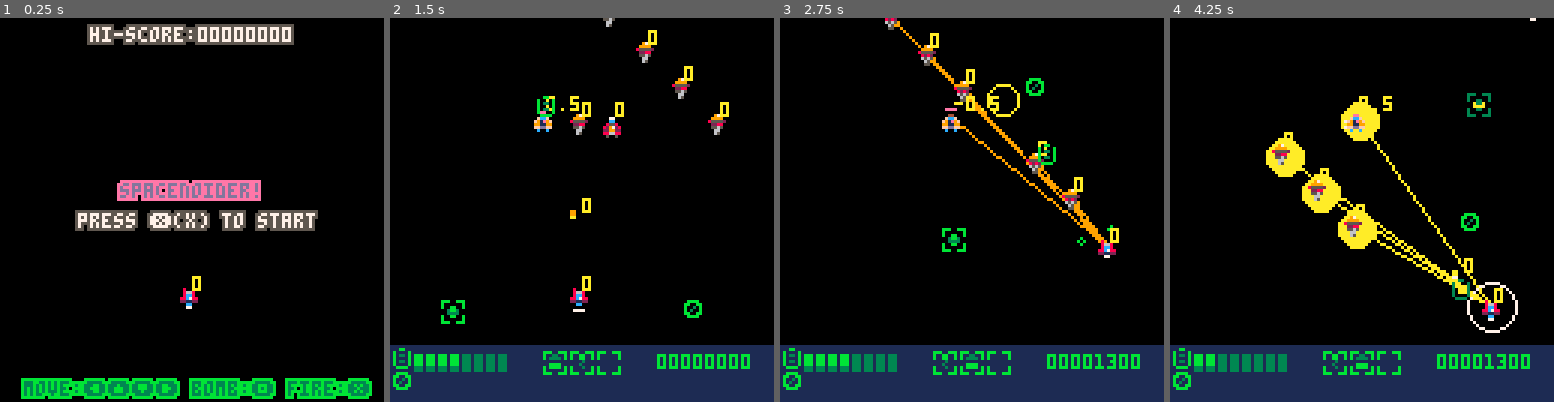
Above: before the commit, frames 1-4 (left to right).
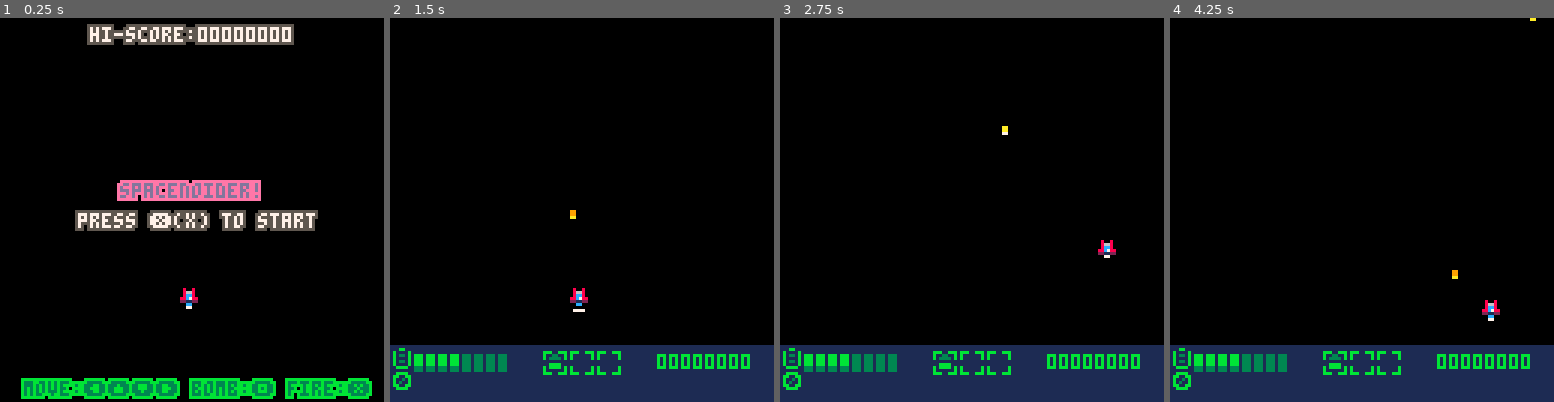
Above: after the commit, the same moments.

Repository: bagelbyheart/spacenoider
Game: PICO-8 cartridge minspace2.p8
Same seed, same stepped clock (60 frames per second), same inputs: the game is played once before the commit and once after it.
Inputs:
- Up to frame 1 (0.25 s): no input
- Up to frame 2 (1.5 s): tap X (X key) at 0.33, 1.07 s; tap O (Z key) at 0.7 s
- Up to frame 3 (2.75 s): hold Right 1.6-2.1 s; tap O (Z key) at 1.7, 2.1, 2.5 s; tap X (X key) at 1.85 s; hold Up 2.15-2.42 s; hold Right from 2.47 s (still down)
- Up to frame 4 (4.25 s): tap O (Z key) every 0.4 s from 2.9 to 4.1 s; tap X (X key) at 2.97, 4.08 s; release Right at 3.03 s; hold Left 3.08-3.58 s; hold Down 3.63-3.97 s; hold Right from 4.02 s (still down)

The runs differ from the first frame. In frame 1, less than 0.1% of the frame differs, in the area x 50-53%, y 67-72%; in frame 2, 2.1%; in frame 3, 3.3%; in frame 4, 5.7%, in the area x 12-96%, y 0-92%.

Commit message:
running out of steam

Diff:
--- a/minspace2.p8
+++ b/minspace2.p8
@@ -252,11 +252,8 @@
  score=_score()
 -- load all our types.
 -- (could probably be a wrapper)
- bullettypes()
- enemytypes()
- drops()
--- first entities or {}
- entities=entities or {}
+ entitytypes()
+ dtypes={life,blam,lasr,misl}
 -- make the player entity
  emake(player,60,90)
  tl={x=0,y=0}
@@ -354,29 +351,8 @@
  _dra=_gdra
  score.init()
  p:rst()
--- set types of drops.
--- (move into drops function)
- dtypes={life,lasr,misl,blam}
--- test example of drop spawns
- for i=1,#dtypes do
-  emake(dtypes[i],i*16,60)
- end
--- test examples of complicated
--- enemy spawn types.
- emake(bomber,60,0)
- emake(driller,60,0,
-       {
-        fpattern=function(self)
-         local s=self
-         if s.f==30 then
-          s.mov=_circles
-         elseif s.f==180 then
-          s.mov=_falldown
-         end
-        end
-       })
- emake(gunner,60,30)
- _dline(8,driller,10,10,"r")
+-- demodrops()
+-- demoenemies()
 end
 
 function _gupd()
@@ -408,18 +384,6 @@
   if (btnp(❎)) _mrot()
  else
   waves()
--- this needs to move into the
--- generic update function just
--- before ondead()
- for e in all(entities) do
-  if e.l==4 then
-  if e.chp<=0 then
-   if rnd(100)>80 then
-    emake(rnd(dtypes),e.x,e.y)
-   end
-  end
-  end
- end
 -- simple bounding based on
 -- dead reckoning top left and
 -- bottom right for bullets.
@@ -570,139 +534,6 @@
 
 -->8
 -- > entity functions
-
--- enemy declarations.
--- this could use a generic ala
--- gengun (page 6).
-function enemytypes()
-
-gunner={
- temp=foeent,
- n="gunner",
- spr={33,34,35},
- chp=4,
- aspd=10,
- val=400,
- spd=.5,
- gun=vulcan,
- mov=_sideside,
- dra=function(self)
-  _pswap()
-  spr(self.spr[1],self.x,
-      self.y)
-  pal()
-  print(self.xd,
-        self.x+4,self.y-4,10)
- end
-}
-
-bomber={
- temp=foeent,
- n="bomber",
- spr={33,34,35},
- val=1000,
- aspd=10,
- r=5,
- gun=missile,
- mov={_circles,_falldown},
- ebhv=function(self)
-  local e=self
-  if e.elite then
-   e.val=e.val*4
-  end
- end
-}
-
-driller={
- temp=foeent,
- n="driller",
- spr={17,18,19,20,21,22},
- ebhv=function(self)
-  local e=self
-  if e.elite then
-   e.yd=e.spd*2 e.chp=e.chp*2
-   e.val=e.val*4
-  end
- end
-}
-
-player={
- temp=playent,
- n="player"
-}
-end
-
-function bullettypes()
-
- vulcan={
-  temp=bullent,
-  i={52},
-  n="vulcan",
-  spr={4,5,6},
-  val=0,
-  aspd=5,
-  spd=2,
-  dam=2, lim=8,
-  fsfx=9, hsfx=11,
-  onhit=bullhit,
-  make=emake
- }
-
- laser={
-  temp=bullent,
-  n="laser", --name
-  i={53},    --icon
-  spr={7,8},
-  w=1, h=7,
-  spd=4,
-  chp=30,
-  fsfx=2, hsfx=5,
-  dam=1,
-  lim=4,
-  onhit=function(self,e)
-   e.chp-=self.dam
-   sfx(self.hsfx)
-   boom(self.x,self.y)
-  end,
-  make=emake
- }
-
- missile={
-  temp=bullent,
-  n="homing", --name
-  i={56},     --icon
-  t=0,
-  spr={9,10},
-  w=4, h=4,
-  spd=4,
-  fsfx=9, hsfx=11,
-  dam=6,
-  lim=4,
-  make=emake,
-  mov=function(self)
-   local enemies={}
-   for e in all(entities) do
-    if e.l==1 or e.l==4 then
-    if e.faction!=self.faction then
-     add(enemies,e)
-    end
-    end
-   end
-   local t=_nearest(self,
-                    enemies)
-   _hseek(self,t)
-  end
- }
-
- ngun={
-  n="null",
-  i={0},
-  make=function(self)
-   return null
-  end
- }
-end
-
 function genent(x,y)
  local e={
   f=0,
@@ -727,6 +558,7 @@
   val=100, --unused by player curr
   make=emake,
   ebhv=_null,
+  drops=rnddrop,
   fpattern=_null,
   onhit=function(self) sfx(self.hsfx) end,
   ondead=simpledeath,
@@ -734,6 +566,7 @@
   upd=function(self)
    if self.chp and
       self.chp<=0 then
+	self:drops()
     self:ondead()
    else
     if self.f%self.aspd==0 then
@@ -773,8 +606,6 @@
    if (self.chp>0) then
     spr(self.spr[1],
         self.x,self.y)
-    print(self.xd,
-          self.x+4,self.y-4,10)
     pal()
    end
 
@@ -810,20 +641,22 @@
   faction=1,
   chp=16,
   mhp=16,
+  lim=1,
   guns={vulcan},
   onhit=playhit,
-  ondead=hidedead,
+  ondead=simpledeath,
   fpattern=playfir,
   mov=playmov,
   rst=function(self)
    self.chp=8
-   self.x,self.y=x,y
+   self.x,self.y=60,90
 -- delete all non player ents.
    for e in all(entities) do
-    if e.faction!=1 then
+    --if e.faction!=1 then
      del(entities,e)
-    end
-   end
+    --end
+   end
+   add(entities,self)
   end
  }
  e=_tmrg(e,p)
@@ -855,6 +688,27 @@
  return e
 end
 
+function dropent(x,y)
+ local e=genent(x,y)
+ local d={
+  l=2,
+  faction=2,
+  mov=_bounceround,
+  dra=function(self)
+   if self.f>100 then
+    if self.f%2==0 then
+     _pswap()
+    end
+   end
+   spr(self.spr[1],self.x,
+       self.y)
+   pal()
+  end
+ }
+e=_tmrg(e,d)
+ return e
+end
+
 function emake(en,x,y,more)
  local e=_tcpy(en.temp(x,y))
  e=_tmrg(e,en)
@@ -873,7 +727,216 @@
 end
 
 -->8
+-- > entity types
+function entitytypes()
+ bullettypes()
+ enemytypes()
+ droptypes()
+ entities=entities or {}
+end
+
+function demodrops()
+-- test example of drop spawns
+ for i=1,#dtypes do
+  emake(dtypes[i],i*16,60)
+ end
+end
+
+function enemytypes()
+ gunner={
+  temp=foeent,
+  n="gunner",
+  spr={33,34,35},
+  chp=4,
+  aspd=10,
+  val=400,
+  spd=.5,
+  gun=vulcan,
+  mov=_sideside,
+  dra=function(self)
+   _pswap()
+   spr(self.spr[1],self.x,
+       self.y)
+   pal()
+   print(self.xd,
+         self.x+4,self.y-4,10)
+  end
+ }
+ bomber={
+  temp=foeent,
+  n="bomber",
+  spr={33,34,35},
+  val=1000,
+  aspd=10,
+  r=5,
+  gun=missile,
+  mov={_circles,_falldown},
+  ebhv=function(self)
+   local e=self
+   if e.elite then
+    e.val=e.val*4
+   end
+  end
+ }
+ driller={
+  temp=foeent,
+  n="driller",
+  spr={17,18,19,20,21,22},
+  ebhv=function(self)
+   local e=self
+   if e.elite then
+    e.yd=e.spd*2 e.chp=e.chp*2
+    e.val=e.val*4
+   end
+  end
+ }
+ player={
+  temp=playent,
+  n="player"
+ }
+end
+
+function bullettypes()
+ vulcan={
+  temp=bullent,
+  i={52},
+  n="vulcan",
+  spr={4,5,6},
+  val=0,
+  aspd=5,
+  spd=2,
+  dam=2, lim=8,
+  fsfx=9, hsfx=11,
+  onhit=bullhit,
+  make=emake
+ }
+ laser={
+  temp=bullent,
+  n="laser", --name
+  i={53},    --icon
+  spr={7,8},
+  w=1, h=7,
+  spd=4,
+  chp=30,
+  fsfx=2, hsfx=5,
+  dam=1,
+  lim=4,
+  onhit=function(self,e)
+   e.chp-=self.dam
+   sfx(self.hsfx)
+   boom(self.x,self.y)
+  end,
+  make=emake
+ }
+ missile={
+  temp=bullent,
+  n="homing", --name
+  i={56},     --icon
+  t=0,
+  spr={9,10},
+  w=4, h=4,
+  spd=4,
+  fsfx=9, hsfx=11,
+  dam=6,
+  lim=4,
+  make=emake,
+  mov=_heatseek
+ }
+ ngun={
+  n="null",
+  i={0},
+  make=function(self)
+   return null
+  end
+ }
+end
+
+function droptypes()
+ dtypes={life,lasr,misl,blam}
+ life={
+  temp=dropent,
+  hsfx=3,
+  spr={57},
+  w=4,
+  h=6,
+  val=100,
+  onhit=function(self)
+   sfx(self.hsfx)
+   p.chp+=2
+   mid(0,p.chp,p.mh)
+   del(entities,self)
+  end
+ }
+ lasr={
+  temp=dropent,
+  spr={53},
+  w=8,
+  h=8,
+  val=1000,
+  hsfx=2,
+  onhit=function(self)
+   sfx(self.hsfx)
+   local have=0
+   for i=1,#p.guns do
+    if (p.guns[i]==laser) p.guns[i].t=0 have=1
+   end
+   if (have!=1) add(p.guns,laser)
+   del(entities,self)
+  end
+ }
+ misl={
+  temp=dropent,
+  spr={56},
+  w=8,
+  h=8,
+  val=1000,
+  hsfx=2,
+  onhit=function(self)
+   sfx(self.hsfx)
+   local have=0
+   for i=1,#p.guns do
+    if (p.guns[i]==missile) p.guns[i].t=0 have=1
+   end
+   if (have!=1) add(p.guns,missile)
+   del(entities,self)
+  end
+ }
+ blam={
+  temp=dropent,
+  spr={51},
+  w=8,
+  h=8,
+  val=1000,
+  hsfx=2,
+  onhit=function(self)
+   sfx(self.hsfx)
+   bomb()
+   del(entities,self)
+   --if (p.cbomb<p.mbomb) p.cbomb+=1
+  end
+ }
+end
+
+-->8
 -- > control functions
+
+function demoenemies()
+ emake(bomber,60,0)
+ emake(driller,60,0,
+       {
+        fpattern=function(self)
+         local s=self
+         if s.f==30 then
+          s.mov=_circles
+         elseif s.f==180 then
+          s.mov=_falldown
+         end
+        end
+       })
+ emake(gunner,60,30)
+ _dline(8,driller,10,10,"r")
+end
+
 -- > spawn functions
 function limitmake(ent)
  if ent.lim then
@@ -928,6 +991,9 @@
 end
 
 -- > movement functions
+function drnd()
+ return rnd({-1,1})
+end
 
 function _falldown(self)
  self.yd=self.spd
@@ -994,6 +1060,20 @@
  self.y+=yd
 end
 
+function _heatseek(self)
+ local enemies={}
+ for e in all(entities) do
+  if e.l==1 or e.l==4 then
+   if e.faction!=self.faction then
+    add(enemies,e)
+   end
+  end
+ end
+ local t=_nearest(self,
+                  enemies)
+ _hseek(self,t)
+end
+
 function playmov(self)
  local ly=10 uy=97
  if self.y > uy then
@@ -1062,6 +1142,14 @@
       self.y+(self.h/2))
  score.add(self.val)
  del(entities,self)
+end
+
+-- > drop functions
+function rnddrop(self)
+ if rnd(100)>80 then
+  emake(rnd(dtypes),
+        self.x,self.y)
+ end
 end
 
 -->8
@@ -1150,100 +1238,6 @@
  end
 end
 
--- > pickup functions
-function drnd()
- return rnd({-1,1})
-end
-
-function drops()
-life={
- temp=dropent,
- hsfx=3,
- spr={57},
- w=4,
- h=6,
- val=100,
- onhit=function(self)
-  sfx(self.hsfx)
-  p.chp+=2
-  mid(0,p.chp,p.mh)
-  del(entities,self)
- end
-}
-
-lasr={
- temp=dropent,
- spr={53},
- w=8,
- h=8,
- val=1000,
- hsfx=2,
- onhit=function(self)
-  sfx(self.hsfx)
-  local have=0
-  for i=1,#p.guns do
-   if (p.guns[i]==laser) p.guns[i].t=0 have=1
-  end
-  if (have!=1) add(p.guns,laser)
-  del(entities,self)
- end
-}
-
-misl={
- temp=dropent,
- spr={56},
- w=8,
- h=8,
- val=1000,
- hsfx=2,
- onhit=function(self)
-  sfx(self.hsfx)
-  local have=0
-  for i=1,#p.guns do
-   if (p.guns[i]==missile) p.guns[i].t=0 have=1
-  end
-  if (have!=1) add(p.guns,missile)
-  del(entities,self)
- end
-}
-
-blam={
- temp=dropent,
- spr={51},
- w=8,
- h=8,
- val=1000,
- hsfx=2,
- onhit=function(self)
-  sfx(self.hsfx)
-  bomb()
-  del(entities,self)
-  --if (p.cbomb<p.mbomb) p.cbomb+=1
- end
-}
-end
-
-function dropent(x,y)
- local e=genent(x,y)
- local d={
-  l=2,
-  faction=2,
-  mov=_bounceround,
-  dra=function(self)
-   if self.f>100 then
-    if self.f%2==0 then
-     _pswap()
-    end
-   end
-   spr(self.spr[1],self.x,
-       self.y)
-   pal()
-  end
- }
-e=_tmrg(e,d)
- return e
-end
-
 __gfx__
 0000000008008000080080000800800099000000aa00000099000000c00000007000000008900000097000000000000000000000000000000000000000000000
 0000000008668000086680000866800099000000aa00000099000000c00000007000000058850000599500000000000000000000000000000000000000000000
Not shown, changed: README.md
